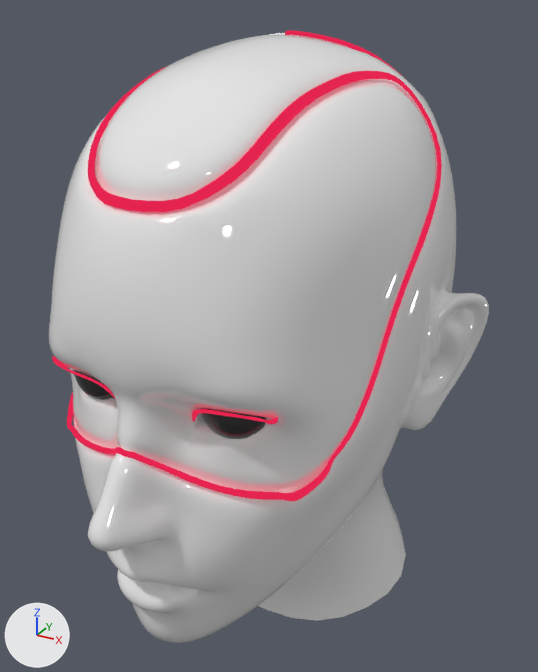
What one commit did to the glTF model CyborgWhite.glb.
Both versions are drawn from a camera (50 mm lens) standing at (1.36, -2.41, 2.67) and looking at (0.02, 0.03, 1.45). The lights are fixed; the arrows at lower left show +X, +Y and +Z. Where no turn or scale is listed for an object, it has been applied to the vertices. Vertices at the same position are counted once.

The scene before the commit, as lines of its bpy script (objects in view):
```python
ob_head = bpy.data.objects.new('Head', me_retopoflow_005)
ob_head.location = (0.0, -0.037, 1.684)
ob_neck = bpy.data.objects.new('Neck', me_retopoflow_009)
ob_neck.location = (0.0, 0.561, 1.045)
ob_neon = bpy.data.objects.new('Neon', me_neonret)
ob_neon.location = (0.0, -0.037, 1.684)
ob_neoneyelashes = bpy.data.objects.new('NeonEyelashes', me_neonret_001)
ob_neoneyelashes.location = (0.0, -0.037, 1.684)
ob_neoneyelashes.scale = (0.0101, 0.00989, 0.0101)
```
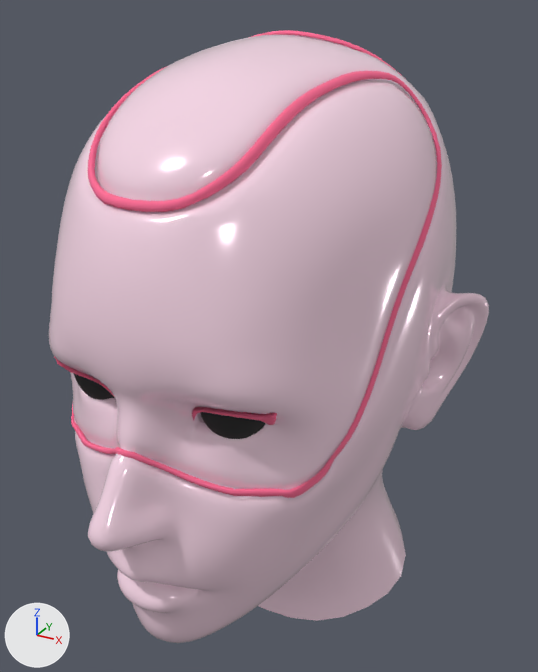
Where the newer file only moved an object's origin or applied its transform, the numbers keep the older frame.

What differs and where, as boxes (x1, y1, x2, y2) in the pictures (538 x 672 px; the box of a moved part takes in the faces that stretch with it):
'Head', recoloured, surface changed
    both: (50, 33, 489, 637)
'Neck', recoloured, surface changed
    both: (198, 414, 406, 621)
'Neon', recoloured, surface changed, reshaped (red to pink)
    before: (67, 30, 442, 501)
    after: (71, 30, 442, 498)
'NeonEyelashes', recoloured, surface changed, reshaped, moved, rescaled
    before: (52, 356, 278, 424)
    after: (54, 356, 277, 425)
'Plane', now drawn
    after: (198, 412, 205, 424)
part 1 of me_neonret, added
    after: (251, 30, 288, 37)
part 2 of me_neonret, moved or reshaped
    before: (67, 392, 86, 444)
    after: (71, 404, 87, 443)
part 3 of me_neonret, moved or reshaped
    before: (233, 453, 334, 501)
    after: (233, 453, 335, 498)
part 4 of me_neonret_001, added (red)
    after: (54, 356, 277, 425)
part 5 of me_neonret_001, deleted
    before: (192, 409, 278, 424)
part 6 of me_neonret_001, deleted
    before: (52, 356, 115, 398)

Diff of the bpy script that builds the scene:
```diff
--- a/CyborgWhite.glb.py
+++ b/CyborgWhite.glb.py
@@ mat_material_003 @@
 mat_material_003 = principled_material('Material.003')
-mat_material_003.base_color = (0.902, 0.902, 0.902)  # white #f4f4f4
+mat_material_003.base_color = (1.0, 0.729, 0.854)  # white #ffdeee
 mat_material_003.metallic = 0.181
-mat_material_003.roughness = 0.0394
+mat_material_003.roughness = 0.15
@@ mat_material_004 @@
 mat_material_004 = principled_material('Material.004')
-mat_material_004.base_color = (0.0602, 0.0602, 0.0602)  # dark grey #454545
+mat_material_004.base_color = (0.0231, 0.0231, 0.0231)  # black #2a2a2a
 mat_material_004.metallic = 0.512
-mat_material_004.roughness = 0.0
+mat_material_004.roughness = 1.0
@@ mat_material_001 @@
 mat_material_001 = principled_material('Material.001')
-mat_material_001.base_color = (0.0, 0.0, 0.0)  # black #000000
-mat_material_001.metallic = 1.0
+mat_material_001.base_color = (1.0, 0.156, 0.308)  # pink #ff6e97
 mat_material_001.roughness = 1.0
-mat_material_001.emission_color = (0.776, 0.0168, 0.0791)  # red #e4234f
-mat_material_001.emission_strength = 1.0
@@ me_neonret @@
 # used by ob_neon; location = (0.0, -0.037, 1.684)
-me_neonret.from_pydata(...)  # 1449 vertices, 2888 faces; spans x -0.65..0.65, y -0.86..0.93, z -0.46..0.91
+me_neonret.from_pydata(...)  # 1674 vertices, 3344 faces; spans x -0.65..0.65, y -0.86..0.93, z -0.46..0.91
+# me_neonret part 1: 225 vertices added at x -0.45..-0.03, y 0.21..0.93, z -0.29..0.91
+# me_neonret part 2: 8 vertices moved from x -0.54..-0.35, y -0.69..-0.47, z -0.45..-0.35 to x -0.54..-0.35, y -0.68..-0.47, z -0.45..-0.35; 102 vertices removed from x -0.54..-0.35, y -0.69..-0.47, z -0.46..-0.35; 102 vertices added at x -0.54..-0.35, y -0.68..-0.46, z -0.46..-0.35
+# me_neonret part 3: 29 vertices moved from x 0.35..0.54, y -0.69..-0.47, z -0.45..-0.35 to x 0.35..0.54, y -0.68..-0.47, z -0.45..-0.35; 80 vertices removed from x 0.35..0.54, y -0.69..-0.47, z -0.46..-0.35; 80 vertices added at x 0.35..0.54, y -0.68..-0.46, z -0.46..-0.35
 me_neonret.materials.append(mat_material_001)
@@ me_neonret_001 @@
 # used by ob_neoneyelashes; location = (0.0, -0.037, 1.684); scale = (0.0101, 0.00989, 0.0101)
-me_neonret_001.from_pydata(...)  # 802 vertices, 1472 faces; spans x -44.1..44.1, y -76.4..-62.8, z -21.5..-10.5
+me_neonret_001.from_pydata(...)  # 580 vertices, 1152 faces; spans x -0.4..0.4, y -0.8..-0.7, z 1.5..1.6
+# me_neonret_001 part 4: 580 vertices added at x -0.4..0.4, y -0.8..-0.7, z 1.5..1.6
+# me_neonret_001 part 5: 401 vertices removed from x 15.1..44.1, y -76.4..-62.8, z -21.5..-10.5
+# me_neonret_001 part 6: 401 vertices removed from x -44.1..-15.1, y -76.4..-62.8, z -21.5..-10.5
 me_neonret_001.materials.append(mat_material_001)
@@ ob_neoneyelashes @@
 ob_neoneyelashes = bpy.data.objects.new('NeonEyelashes', me_neonret_001)
-ob_neoneyelashes.location = (0.0, -0.037, 1.684)
-ob_neoneyelashes.scale = (0.0101, 0.00989, 0.0101)
+ob_neoneyelashes.location = (0.0, -0.005, 0.0)
```
